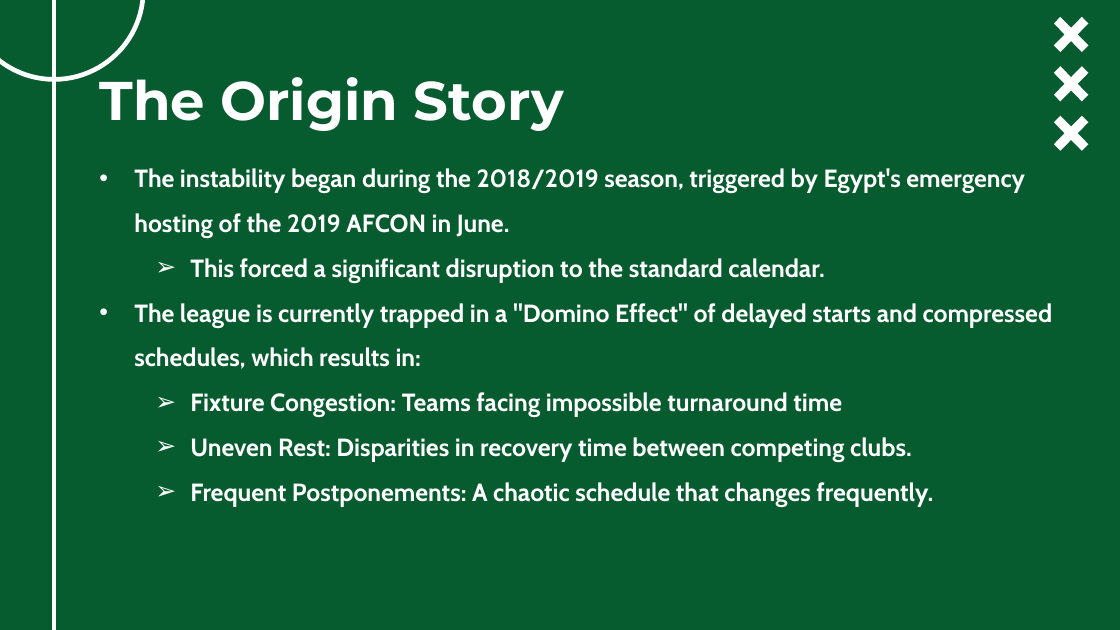
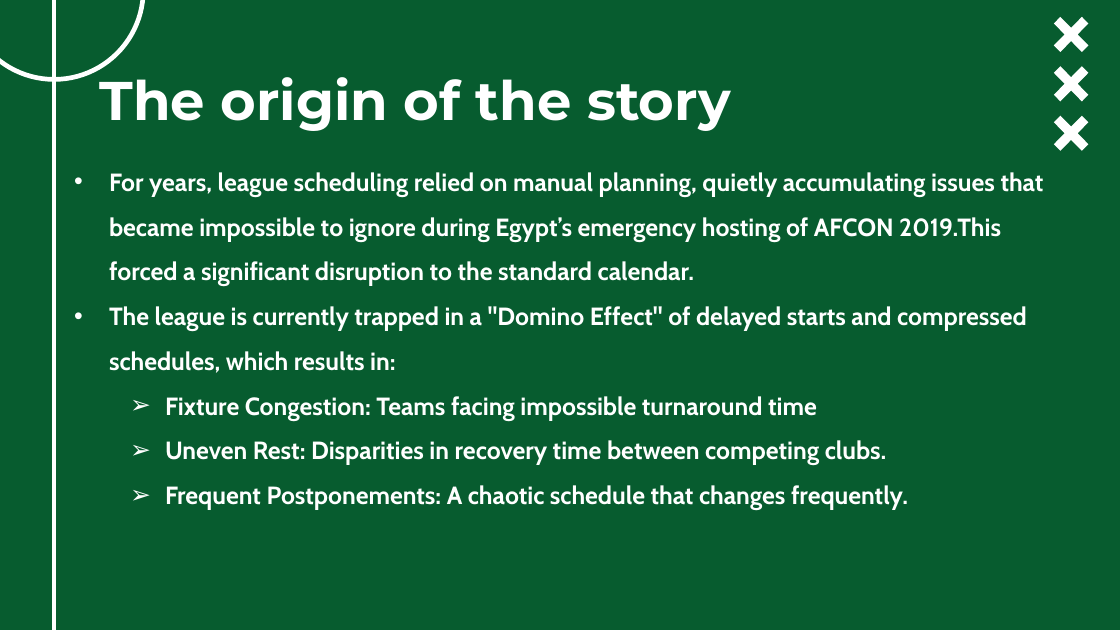
Before and after one commit to ghassanelgendy/egyptian-premier-league-schedule-optimizer, a slide deck: slide 3 of Documentations/presentation V1.pptx. Drawn at 1120x630 pixels with LibreOffice and Linux fonts; fonts in the diff are those of the drawing; background and template pictures are left out. Boxes give left, top, right and bottom in pixels: in the first picture for what was removed or moved away, otherwise in the second. Text is boxed around its words. In the diff, an @@ line names an element or a change of style, - is before the commit and + after.

```diff
--- a/Documentations/presentation V1.pptx
+++ b/Documentations/presentation V1.pptx
@@ title at (x1=99, y1=67, x2=731, y2=131): text changed @@
-The Origin Story
+The origin of the story
@@ subtitle "For years, league scheduling relied ..." moved from (x1=134, y1=168, x2=1053, y2=506) to (x1=109, y1=172, x2=1044, y2=510) @@
@@ subtitle at (x1=109, y1=172, x2=1044, y2=286): text changed @@
-• The instability began during the 2018/2019 season, triggered by Egypt's emergency hosting of the 2019 AFCON in June.
-  ➢ This forced a significant disruption to the standard calendar.
+• For years, league scheduling relied on manual planning, quietly accumulating issues that became impossible to ignore during Egypt’s emergency hosting of AFCON 2019.This forced a significant disruption to the standard calendar.
```
Also in this commit, not shown: 6 other slides changed, 1 slide added.
